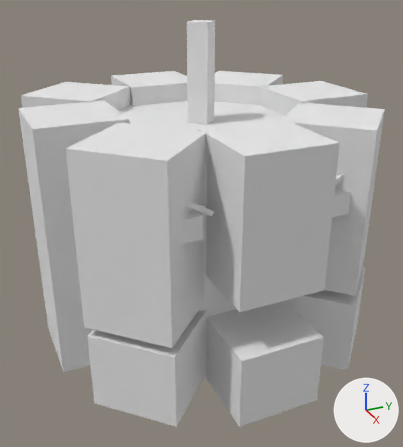
Renders of the Blender file models/pumpboom.blend from each side of a commit.
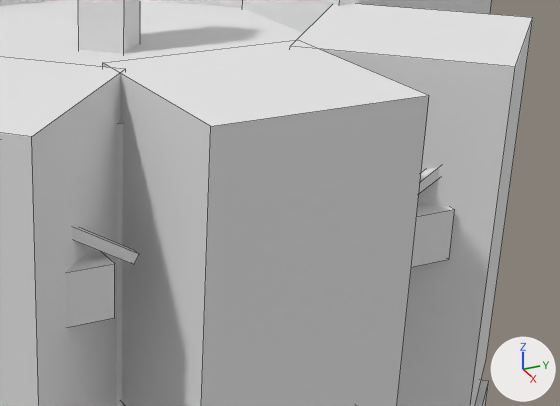
Each version appears first whole from a 50 mm camera at (4.9, -2.21, 2.36) aimed at (0.14, -0.07, -0.02), and next in a close-up on the part from 38% to 98% of the width and 23% to 62% of the height. Lighting does not change. The marker at lower right points along +X, +Y and +Z. The close-ups show mesh edges as thin lines.
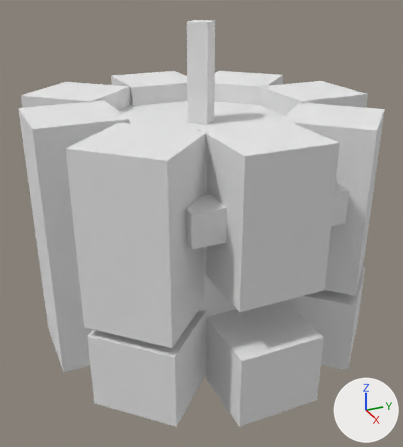
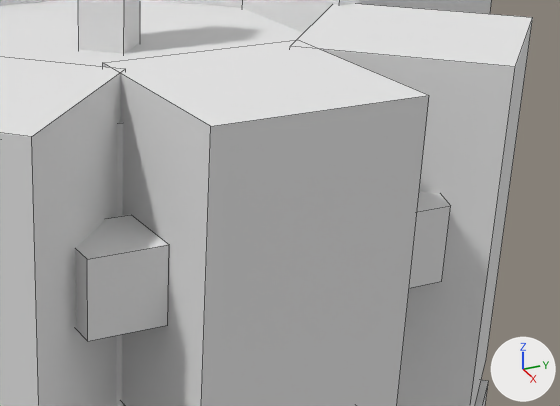
The newer file is also turned or shifted as a whole; pictures and numbers use the older file's frame.

The change, as a list of edits to the scene's bpy script:
```text
Change me_cube:
    where me_cube.from_pydata(...)  # 136 vertices, 102 faces; spans x -1.64..1.67, y -1.69..1.71, z -1.24..1.92
    used by ob_cube; location = (0.004, -0.01, 0.0); rotation_euler = (0.0, 0.0, 1.571), in degrees (0, 0, 90)
    verts and faces of me_cube; kept vertices keep their numbers, new ones are numbered from 136
    me_cube part 1: a new loose piece, a box spanning x -0.7..-0.4, y -1.38..-1.08, z 0.39..0.69, in mat_material (its picture is missing)
    me_cube part 2: the loose piece of 8 vertices spanning x -0.84..-0.47, y -1.29..-1.25, z 0.6..0.83 is deleted
    me_cube part 3: the loose piece of 8 vertices spanning x 0.49..0.86, y -1.31..-1.27, z 0.6..0.84 is deleted
    me_cube part 4: the loose piece of 8 vertices spanning x 0.57..0.77, y -1.38..-1.18, z 0.43..0.63 is deleted
    me_cube part 5: the loose piece of 8 vertices spanning x -0.78..-0.58, y -1.34..-1.14, z 0.44..0.64 is deleted
    me_cube part 6
    add verts[136] = (0.4, -1.44, 0.38)
    add verts[137] = (0.52, -1.14, 0.38)
    add verts[138] = (0.81, -1.14, 0.38)
    add verts[139] = (0.7, -1.44, 0.38)  # pixel (441, 281)
    add for new, old in zip([*range(140, 144)], [*range(136, 140)]): verts[new] = verts[old] + (0.0, 0.0, 0.29)
    add faces += [(136, 140, 141, 137), (137, 141, 142, 138), (138, 142, 143, 139), (136, 139, 143, 140), (136, 137, 138, 139), (140, 143, 142, 141)]
```

What differs and where, as boxes (x1, y1, x2, y2) in the close-ups (560 x 406 px):
part 1 of me_cube, added: after (75, 215, 169, 341)
part 2 of me_cube, deleted: before (73, 227, 139, 265)
part 3 of me_cube, deleted: before (419, 167, 440, 193)
part 4 of me_cube, deleted: before (411, 203, 455, 267)
part 5 of me_cube, deleted: before (66, 248, 115, 327)
part 6 of me_cube, added: after (409, 191, 450, 288)
